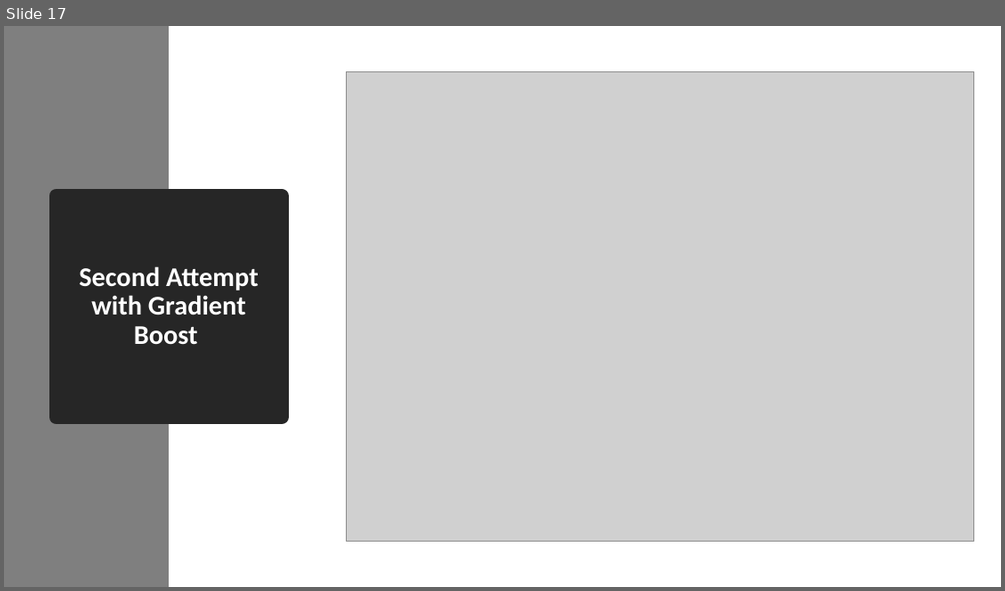
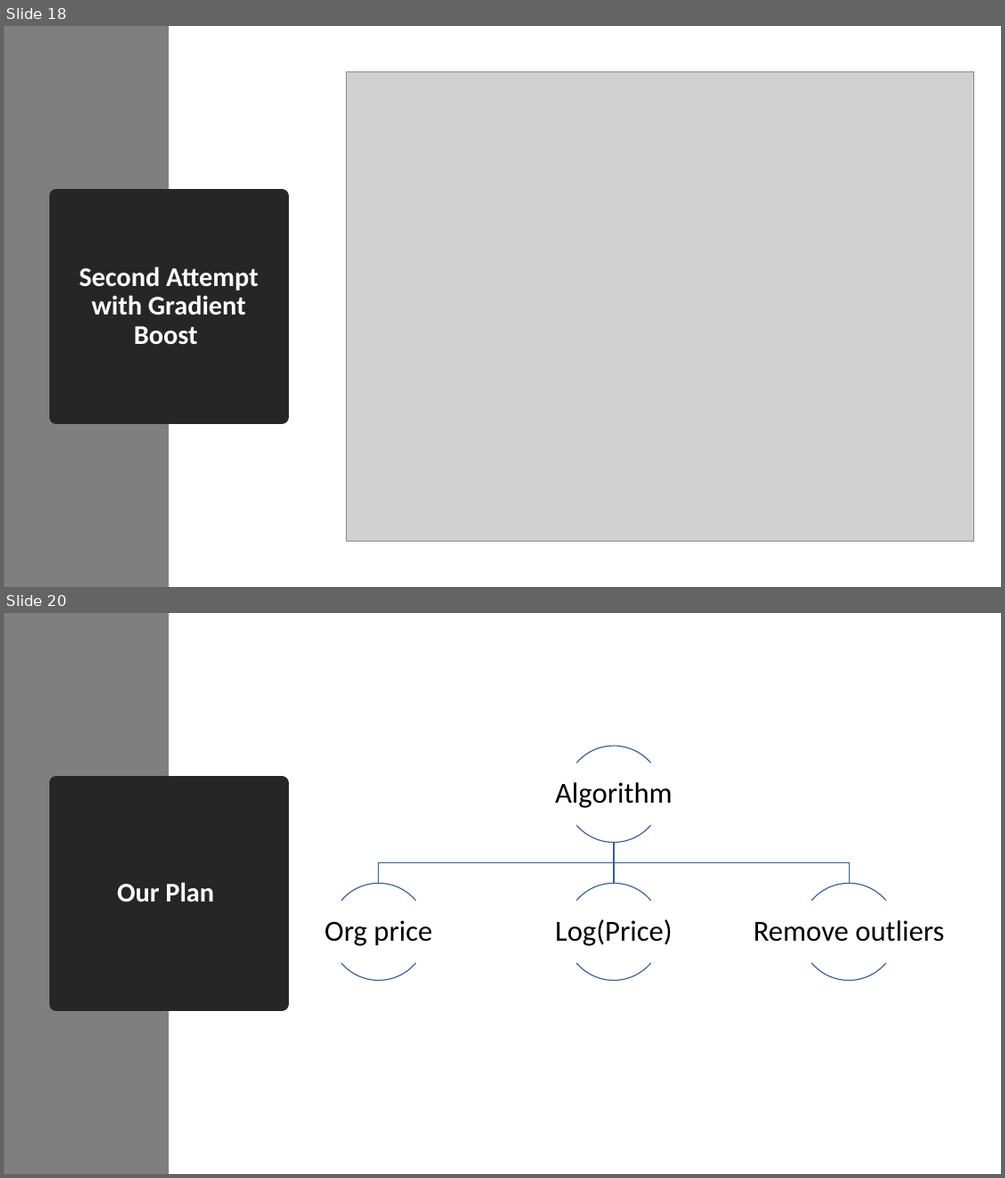
Before and after one commit to Yaohua-Chang/ML-Final-Project, a slide deck: Project.pptx. Shown one above the other, each under a label of ours: slide 17 before the commit, slides 18 and 20 after it; the slides between them are not shown. The pictures are 1005x591 and 1005x1178 pixels, drawn with LibreOffice and Linux fonts; fonts in the diff are those of the drawing; grey boxes stand for pictures. Boxes give left, top, right and bottom in pixels: in the first picture for what was removed or moved away, otherwise in the second. Text is boxed around its words. In the diff, an @@ line names an element or a change of style, - is before the commit and + after.

```diff
--- a/Project.pptx
+++ b/Project.pptx
@@ slide 20 added at [4,613,1001,1174], background #FFFFFF @@
@@ rectangle added at [4,613,169,1174], fill #7F7F7F @@
@@ title added at [57,783,282,1004], fill #262626, outline #262626 13.75 pt, 26 pt, text #FFFFFF, bold @@
+Our Plan
@@ group added at [324,746,944,981]: 8 arc (boxed as its full ellipse)s, 4 texts, 3 freeform shapes @@
+Algorithm
+Org price
+Log(Price)
+Remove outliers
@@ what was slide 17 is now slide 18 @@
```
Also in this commit, not shown: 3 slides changed, 16 other slides added, 9 other files.
